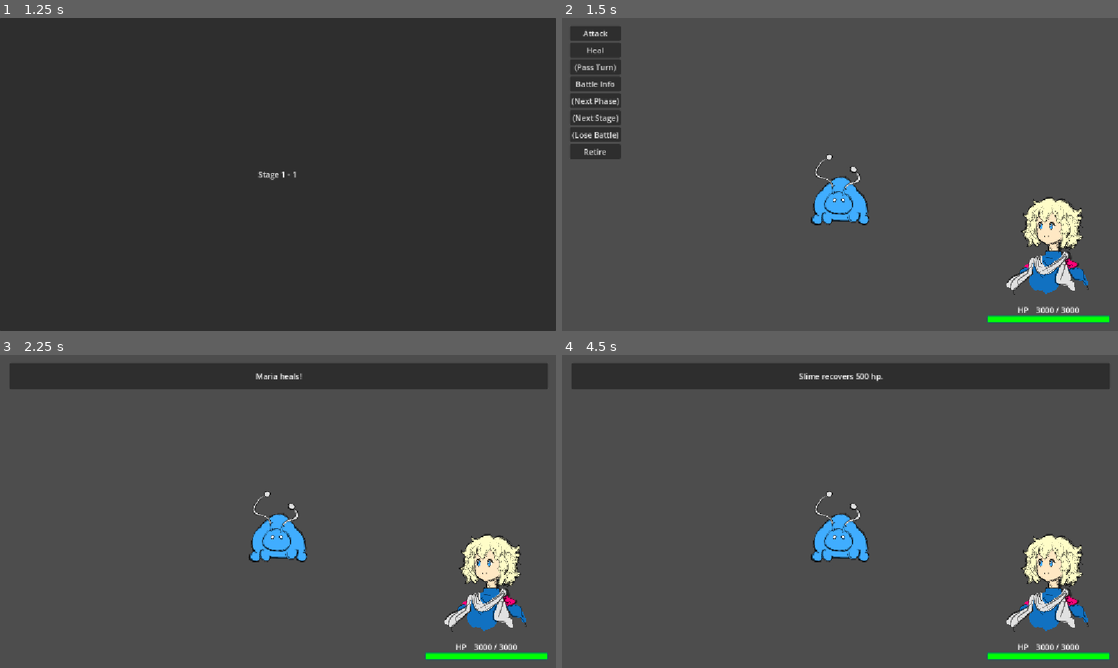
Above: before the commit, frames 1-4 (two rows, left to right).
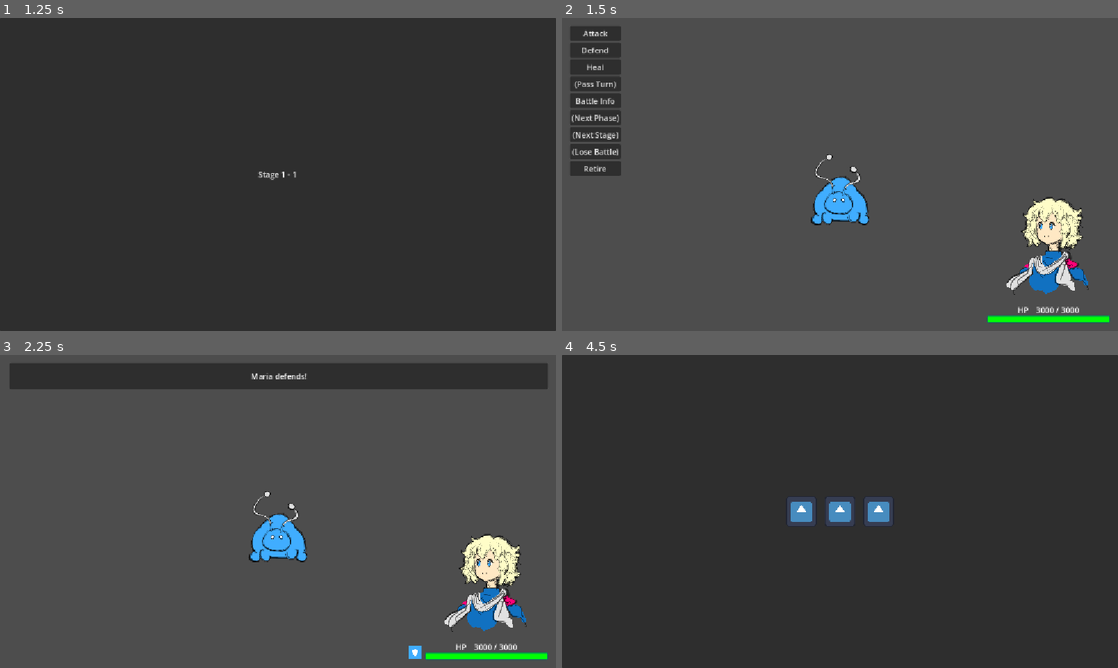
Above: after the commit, the same moments.

Repository: Adnyropast/pwkz-godot-4.7
Game: Godot game, scene res://scenes/title_screen.tscn
Two runs of this game, one before a commit and one after it. Both use one fixed random seed, a clock stepped at 60 frames per second and the inputs below. The engine's default icon, where the game draws it, is replaced by a stand-in: a white triangle on a blue panel in a dark square.
Inputs (mouse positions are in pixels of both pictures, inside the frame that each line leads up to):
- Up to frame 1 (1.25 s): click "Start" at 0.5 s
- Up to frame 2 (1.5 s): tap Enter (ui_accept) at 1.25 s
- Up to frame 3 (2.25 s): tap Enter (ui_accept) at 1.52 s; click (33, 386) at 2 s, where only the run after the commit has a clickable "Defend"
- Up to frame 4 (4.5 s): tap Enter (ui_accept) at 2.75, 3.02, 3.5 s; click (595, 455) at 4.25 s, where only the run after the commit has a clickable "(Next Phase)"

Frame 1 is identical in both runs. In frame 2, 1.1% of the frame differs, in the area x 1-11%, y 9-51%; in frame 3, 0.2%; in frame 4, 91%, in the area x 0-100%, y 0-100%.

Commit message:
feat: add player action defend

Diff:
--- a/actions/EnemyAttack.gd
+++ b/actions/EnemyAttack.gd
@@ -14,7 +14,7 @@
 	)
 
 func step_damage(sender: Sender) -> void:
-	var damage = 1000
+	var damage = DamageCalcs.get_modified_damage_to_player(1000)
 	Player.subtract_hp(damage)
 	sender.send_timed(
 		"Maria takes " + str(damage) + " damage.",
--- /dev/null
+++ b/actions/PlayerDefend.gd
@@ -0,0 +1,14 @@
+extends BaseAction
+
+class_name PlayerDefend
+
+func perform(sender: Sender) -> void:
+	step_defend(sender)
+
+func step_defend(sender: Sender) -> void:
+	Player.make_defend()
+	sender.send_timed(
+		"Maria defends!",
+		step_end,
+		2.0
+	)
--- a/globals/Player.gd
+++ b/globals/Player.gd
@@ -4,7 +4,9 @@
 
 signal player_defeated
 signal hp_changed
+signal statuses_changed
 var hp: int
+var is_defending: bool
 
 func reset_hp() -> void:
 	set_hp(MAX_HP)
@@ -30,3 +32,11 @@
 func try_emit_player_defeated() -> void:
 	if is_ko():
 		player_defeated.emit()
+
+func make_defend() -> void:
+	is_defending = true
+	statuses_changed.emit()
+
+func on_turn_start() -> void:
+	is_defending = false
+	statuses_changed.emit()
--- a/scenes/battle_commands_menu.gd
+++ b/scenes/battle_commands_menu.gd
@@ -6,6 +6,7 @@
 signal lose_battle_button_pressed
 signal pass_button_pressed
 signal attack_button_pressed
+signal defend_button_pressed
 signal heal_button_pressed
 
 func _on_button_next_stage_pressed() -> void:
@@ -30,6 +31,9 @@
 func _on_button_attack_pressed() -> void:
 	attack_button_pressed.emit()
 
+func _on_button_defend_pressed() -> void:
+	defend_button_pressed.emit()
+
 func _on_button_heal_pressed() -> void:
 	heal_button_pressed.emit()
 
--- a/scenes/battle_commands_menu.tscn
+++ b/scenes/battle_commands_menu.tscn
@@ -23,6 +23,10 @@
 [node name="ButtonAttack" type="Button" parent="MarginContainer/VBoxContainer" unique_id=973178347]
 layout_mode = 2
 text = "Attack"
+
+[node name="ButtonDefend" type="Button" parent="MarginContainer/VBoxContainer" unique_id=71609696]
+layout_mode = 2
+text = "Defend"
 
 [node name="ButtonHeal" type="Button" parent="MarginContainer/VBoxContainer" unique_id=1232357565]
 layout_mode = 2
@@ -53,6 +57,7 @@
 text = "Retire"
 
 [connection signal="pressed" from="MarginContainer/VBoxContainer/ButtonAttack" to="." method="_on_button_attack_pressed"]
+[connection signal="pressed" from="MarginContainer/VBoxContainer/ButtonDefend" to="." method="_on_button_defend_pressed"]
 [connection signal="pressed" from="MarginContainer/VBoxContainer/ButtonHeal" to="." method="_on_button_heal_pressed"]
 [connection signal="pressed" from="MarginContainer/VBoxContainer/ButtonPass" to="." method="_on_button_pass_pressed"]
 [connection signal="pressed" from="MarginContainer/VBoxContainer/ButtonBattleInfo" to="." method="_on_button_battle_info_pressed"]
--- a/scenes/player_hud.gd
+++ b/scenes/player_hud.gd
@@ -1,9 +1,10 @@
 extends Control
 
-@onready var player_texture: TextureRect = $MarginContainer/VBoxContainer/HBoxContainer/PlayerTexture
-@onready var hp_bar: ProgressBar = $MarginContainer/VBoxContainer/VBoxContainer/HPBar
-@onready var hp_label: Label = $MarginContainer/VBoxContainer/VBoxContainer/HBoxContainer/HBoxContainer/HPLabel
-@onready var max_hp_label: Label = $MarginContainer/VBoxContainer/VBoxContainer/HBoxContainer/HBoxContainer/MaxHPLabel
+@onready var player_texture: TextureRect = $MarginContainer/HBoxContainer/VBoxContainer/HBoxContainer/PlayerTexture
+@onready var hp_bar: ProgressBar = $MarginContainer/HBoxContainer/VBoxContainer/VBoxContainer/HPBar
+@onready var hp_label: Label = $MarginContainer/HBoxContainer/VBoxContainer/VBoxContainer/HBoxContainer/HBoxContainer/HPLabel
+@onready var max_hp_label: Label = $MarginContainer/HBoxContainer/VBoxContainer/VBoxContainer/HBoxContainer/HBoxContainer/MaxHPLabel
+@onready var statuses_container: Container = $MarginContainer/HBoxContainer/StatusesContainer
 
 func _ready() -> void:
 	player_texture.texture = preload("res://images/player/c1-1.png")
@@ -13,6 +14,7 @@
 	hp_label.text = str(Player.hp)
 	Player.player_defeated.connect(on_player_defeated)
 	Player.hp_changed.connect(on_player_hp_changed)
+	Player.statuses_changed.connect(on_player_statuses_changed)
 
 func on_player_defeated() -> void:
 	player_texture.hide()
@@ -20,3 +22,12 @@
 func on_player_hp_changed() -> void:
 	hp_label.text = str(Player.hp)
 	hp_bar.value = Player.hp
+
+func on_player_statuses_changed() -> void:
+	for child in statuses_container.get_children():
+		statuses_container.remove_child(child)
+
+	if Player.is_defending:
+		var item = preload("res://scenes/player_hud_status_item.tscn").instantiate()
+		statuses_container.add_child(item)
+		item.set_texture(preload("res://images/statuses/ef1.png"))
--- a/scenes/player_hud.tscn
+++ b/scenes/player_hud.tscn
@@ -27,49 +27,56 @@
 theme_override_constants/margin_right = 16
 theme_override_constants/margin_bottom = 16
 
-[node name="VBoxContainer" type="VBoxContainer" parent="MarginContainer" unique_id=747803102]
+[node name="HBoxContainer" type="HBoxContainer" parent="MarginContainer" unique_id=804390668]
 layout_mode = 2
 
-[node name="HBoxContainer" type="HBoxContainer" parent="MarginContainer/VBoxContainer" unique_id=749205557]
+[node name="StatusesContainer" type="HBoxContainer" parent="MarginContainer/HBoxContainer" unique_id=630778157]
+layout_mode = 2
+size_flags_vertical = 8
+
+[node name="VBoxContainer" type="VBoxContainer" parent="MarginContainer/HBoxContainer" unique_id=747803102]
+layout_mode = 2
+
+[node name="HBoxContainer" type="HBoxContainer" parent="MarginContainer/HBoxContainer/VBoxContainer" unique_id=749205557]
 layout_mode = 2
 alignment = 2
 
-[node name="PlayerTexture" type="TextureRect" parent="MarginContainer/VBoxContainer/HBoxContainer" unique_id=1430687536]
+[node name="PlayerTexture" type="TextureRect" parent="MarginContainer/HBoxContainer/VBoxContainer/HBoxContainer" unique_id=1430687536]
 custom_minimum_size = Vector2(256, 256)
 custom_maximum_size = Vector2(256, -1)
 layout_mode = 2
 texture = ExtResource("1_mlvnn")
 expand_mode = 1
 
-[node name="VBoxContainer" type="VBoxContainer" parent="MarginContainer/VBoxContainer" unique_id=2145855890]
+[node name="VBoxContainer" type="VBoxContainer" parent="MarginContainer/HBoxContainer/VBoxContainer" unique_id=2145855890]
 layout_mode = 2
 theme_override_constants/separation = 0
 
-[node name="HBoxContainer" type="HBoxContainer" parent="MarginContainer/VBoxContainer/VBoxContainer" unique_id=928520073]
+[node name="HBoxContainer" type="HBoxContainer" parent="MarginContainer/HBoxContainer/VBoxContainer/VBoxContainer" unique_id=928520073]
 layout_mode = 2
 theme_override_constants/separation = 16
 alignment = 1
 
-[node name="Label" type="Label" parent="MarginContainer/VBoxContainer/VBoxContainer/HBoxContainer" unique_id=1249563016]
+[node name="Label" type="Label" parent="MarginContainer/HBoxContainer/VBoxContainer/VBoxContainer/HBoxContainer" unique_id=1249563016]
 layout_mode = 2
 text = "HP"
 
-[node name="HBoxContainer" type="HBoxContainer" parent="MarginContainer/VBoxContainer/VBoxContainer/HBoxContainer" unique_id=838264377]
+[node name="HBoxContainer" type="HBoxContainer" parent="MarginContainer/HBoxContainer/VBoxContainer/VBoxContainer/HBoxContainer" unique_id=838264377]
 layout_mode = 2
 
-[node name="HPLabel" type="Label" parent="MarginContainer/VBoxContainer/VBoxContainer/HBoxContainer/HBoxContainer" unique_id=1937351955]
+[node name="HPLabel" type="Label" parent="MarginContainer/HBoxContainer/VBoxContainer/VBoxContainer/HBoxContainer/HBoxContainer" unique_id=1937351955]
 layout_mode = 2
 text = "9999"
 
-[node name="Label2" type="Label" parent="MarginContainer/VBoxContainer/VBoxContainer/HBoxContainer/HBoxContainer" unique_id=651328524]
+[node name="Label2" type="Label" parent="MarginContainer/HBoxContainer/VBoxContainer/VBoxContainer/HBoxContainer/HBoxContainer" unique_id=651328524]
 layout_mode = 2
 text = "/"
 
-[node name="MaxHPLabel" type="Label" parent="MarginContainer/VBoxContainer/VBoxContainer/HBoxContainer/HBoxContainer" unique_id=2094498958]
+[node name="MaxHPLabel" type="Label" parent="MarginContainer/HBoxContainer/VBoxContainer/VBoxContainer/HBoxContainer/HBoxContainer" unique_id=2094498958]
 layout_mode = 2
 text = "9999"
 
-[node name="HPBar" type="ProgressBar" parent="MarginContainer/VBoxContainer/VBoxContainer" unique_id=617026557]
+[node name="HPBar" type="ProgressBar" parent="MarginContainer/HBoxContainer/VBoxContainer/VBoxContainer" unique_id=617026557]
 custom_minimum_size = Vector2(256, 16)
 layout_mode = 2
 theme_override_styles/fill = SubResource("StyleBoxFlat_iraov")
--- /dev/null
+++ b/scenes/player_hud_status_item.gd
@@ -0,0 +1,6 @@
+extends Control
+
+@onready var status_texture: TextureRect = $CenterContainer/StatusTexture
+
+func set_texture(texture: Texture) -> void:
+	status_texture.texture = texture
--- /dev/null
+++ b/scenes/player_hud_status_item.tscn
@@ -0,0 +1,18 @@
+[gd_scene format=3 uid="uid://2w51hn1dutr7"]
+
+[ext_resource type="Script" uid="uid://sexy036neoml" path="res://scenes/player_hud_status_item.gd" id="1_kchif"]
+[ext_resource type="Texture2D" uid="uid://dh4ttleyycexo" path="res://icon.svg" id="2_pkods"]
+
+[node name="PlayerHudStatusItem" type="MarginContainer" unique_id=2088245537]
+offset_right = 40.0
+offset_bottom = 40.0
+script = ExtResource("1_kchif")
+
+[node name="CenterContainer" type="CenterContainer" parent="." unique_id=1812741314]
+layout_mode = 2
+
+[node name="StatusTexture" type="TextureRect" parent="CenterContainer" unique_id=360957566]
+custom_minimum_size = Vector2(32, 32)
+layout_mode = 2
+texture = ExtResource("2_pkods")
+expand_mode = 1
--- a/scenes/stage.gd
+++ b/scenes/stage.gd
@@ -48,6 +48,13 @@
 	action.ended.connect(turn_system.end_turn)
 	action.perform(text_box_node.sender)
 
+func _on_battle_commands_menu_defend_button_pressed() -> void:
+	commands_menu_node.pause()
+	commands_menu_node.hide()
+	var action = PlayerDefend.new()
+	action.ended.connect(turn_system.end_turn)
+	action.perform(text_box_node.sender)
+
 func _on_battle_commands_menu_heal_button_pressed() -> void:
 	commands_menu_node.pause()
 	commands_menu_node.hide()
@@ -76,6 +83,7 @@
 	commands_menu_node.unpause()
 
 func on_player_turn() -> void:
+	Player.on_turn_start()
 	commands_menu_node.show()
 	commands_menu_node.unpause()
 
--- a/scenes/stage.tscn
+++ b/scenes/stage.tscn
@@ -62,6 +62,7 @@
 
 [connection signal="attack_button_pressed" from="HBoxContainer/MarginContainer/BattleCommandsMenu" to="." method="_on_battle_commands_menu_attack_button_pressed"]
 [connection signal="battle_info_button_pressed" from="HBoxContainer/MarginContainer/BattleCommandsMenu" to="." method="_on_battle_commands_menu_battle_info_button_pressed"]
+[connection signal="defend_button_pressed" from="HBoxContainer/MarginContainer/BattleCommandsMenu" to="." method="_on_battle_commands_menu_defend_button_pressed"]
 [connection signal="heal_button_pressed" from="HBoxContainer/MarginContainer/BattleCommandsMenu" to="." method="_on_battle_commands_menu_heal_button_pressed"]
 [connection signal="lose_battle_button_pressed" from="HBoxContainer/MarginContainer/BattleCommandsMenu" to="." method="_on_battle_commands_menu_lose_battle_button_pressed"]
 [connection signal="next_phase_button_pressed" from="HBoxContainer/MarginContainer/BattleCommandsMenu" to="." method="_on_battle_commands_menu_next_phase_button_pressed"]
--- /dev/null
+++ b/system/DamageCalcs.gd
@@ -0,0 +1,8 @@
+extends Node
+
+class_name DamageCalcs
+
+static func get_modified_damage_to_player(damage: int) -> int:
+	if Player.is_defending:
+		damage = floori(damage * 0.6)
+	return damage
Not shown, added: actions/PlayerDefend.gd.uid
Binary file added: images/statuses/ef1.png
Not shown, added: images/statuses/ef1.png.import
Not shown, added: scenes/player_hud_status_item.gd.uid
Not shown, added: system/DamageCalcs.gd.uid
